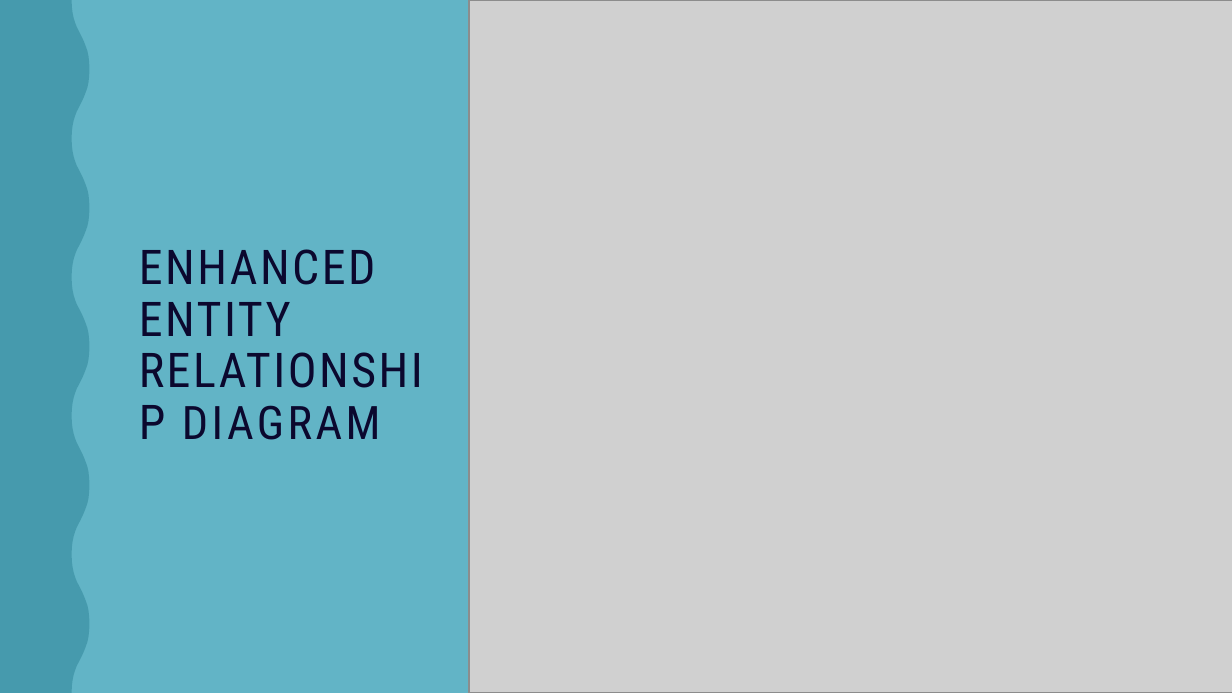
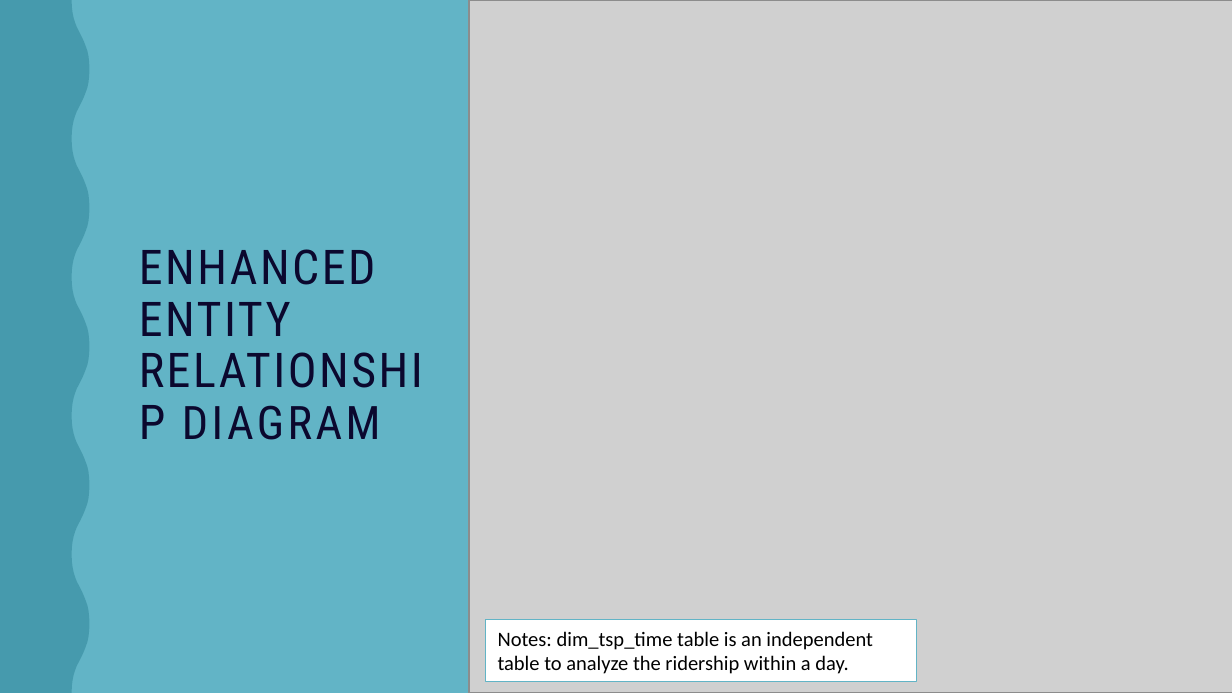
Before and after one commit to Data-Engineering-Platform-Final-Project/DEPA-FP-Files, a slide deck: slide 8 of DEPA Final Project PPT.pptx. Drawn at 1232x693 pixels with LibreOffice and Linux fonts; fonts in the diff are those of the drawing; grey boxes stand for pictures. Boxes give left, top, right and bottom in pixels: in the first picture for what was removed or moved away, otherwise in the second. Text is boxed around its words. In the diff, an @@ line names an element or a change of style, - is before the commit and + after.

```diff
--- a/DEPA Final Project PPT.pptx
+++ b/DEPA Final Project PPT.pptx
@@ rectangle added at [485, 620, 917, 681], fill #FFFFFF, outline #62B4C6 1 pt, 12 pt, text #000000 @@
+Notes: dim_tsp_time table is an independent table to analyze the ridership within a day.
```
Also in this commit, not shown: 3 other slides changed.
